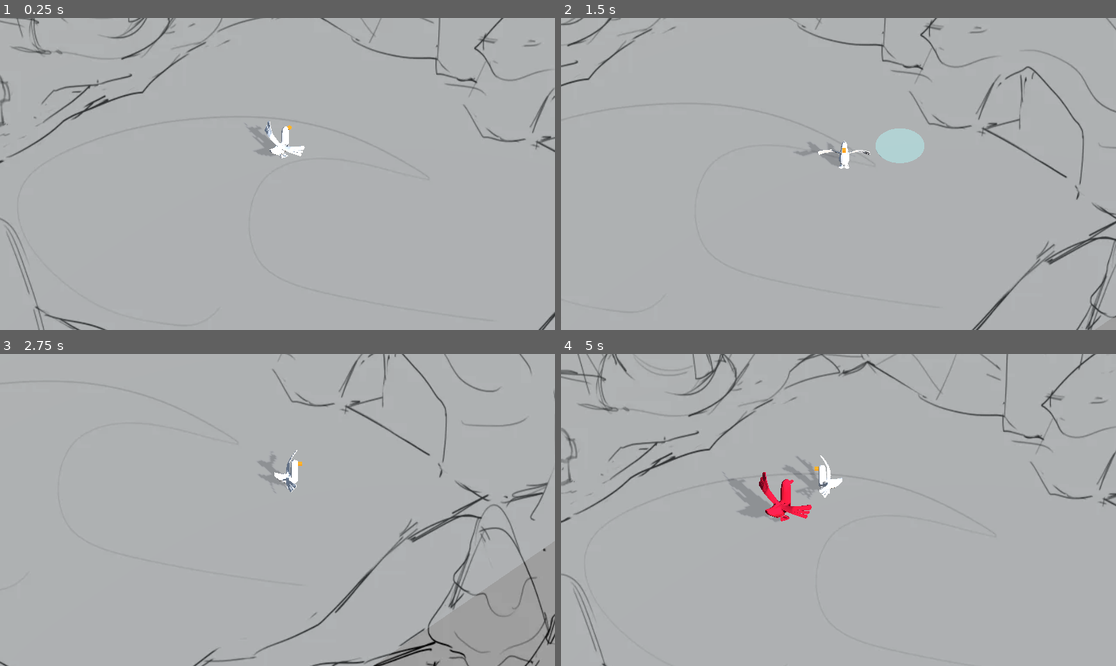
Above: before the commit, frames 1-4 (two rows, left to right).
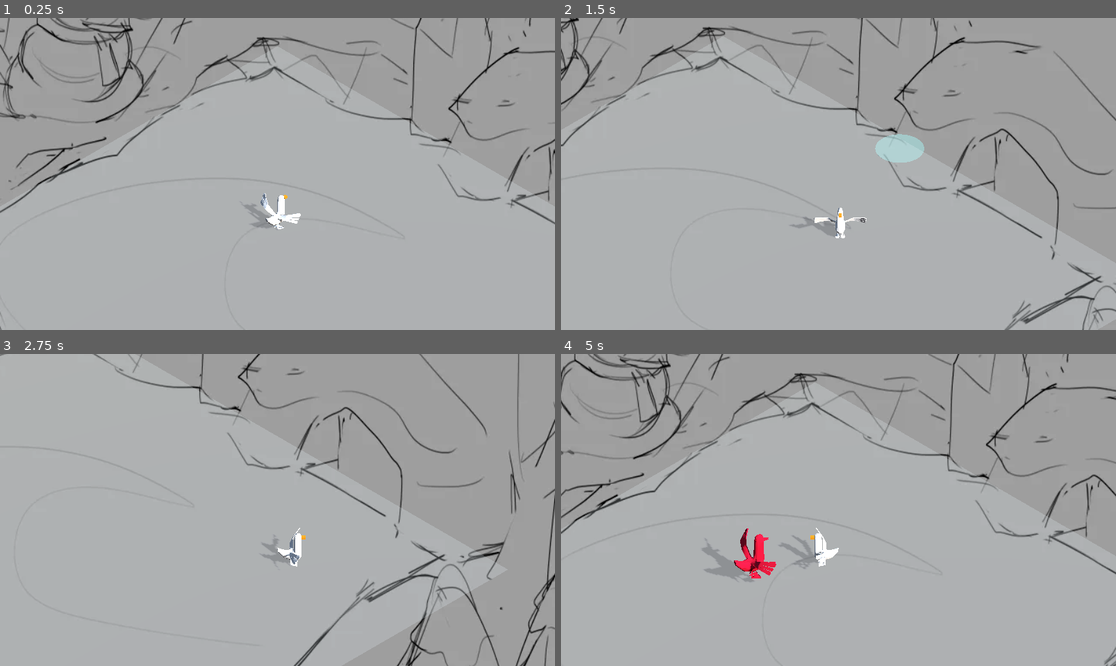
Above: after the commit, the same moments.

Repository: taehkim1280/GOOSEFIGHTER_BIGMODE2026
Game: Godot game, scene res://world.tscn
Two runs of this game, one before a commit and one after it. Both use one fixed random seed, a clock stepped at 60 frames per second and the inputs below.
Inputs (mouse positions are in pixels of both pictures, inside the frame that each line leads up to):
- Up to frame 1 (0.25 s): no input
- Up to frame 2 (1.5 s): tap Enter (ui_accept) at 0.5, 0.77 s; move the mouse to (960, 158) at 0.52 s; hold D (move_right) 0.53-1.28 s; click (960, 158) at 0.67 s; move the mouse to (727, 189) at 1.27 s; hold S (move_back) from 1.28 s (still down)
- Up to frame 3 (2.75 s): tap Enter (ui_accept) at 1.52 s; move the mouse to (333, 441) at 2.02 s; release S (move_back) at 2.03 s; hold D (move_right) from 2.03 s (still down)
- Up to frame 4 (5 s): move the mouse to (810, 572) at 2.77 s; release D (move_right) at 2.78 s; hold W (move_forward) 2.78-3.53 s; click (810, 572) at 2.92 s; tap Enter (ui_accept) at 3.02, 3.77, 4.52 s; move the mouse to (1005, 556) at 3.52 s; hold A (move_left) from 3.53 s (still down); move the mouse to (672, 463) at 4.27 s

The runs differ from the first frame. In frame 1, 9.1% of the frame differs, in the area x 0-100%, y 0-100%; in frame 2, 7.8%; in frame 3, 7.8%; in frame 4, 11%.

Commit message:
better arena bounds

Diff:
--- a/world.tscn
+++ b/world.tscn
@@ -64,7 +64,7 @@
 [node name="World" type="Node3D" unique_id=74445810]
 
 [node name="Camera3D" type="Camera3D" parent="." unique_id=1346949853]
-transform = Transform3D(0.69778574, -0.5061031, 0.50690687, 0, 0.7076675, 0.7065455, -0.71630645, -0.49301738, 0.49380034, 10, 13, 10)
+transform = Transform3D(0.7071067, -0.40860698, 0.57709634, 0, 0.8161375, 0.57785755, -0.7071067, -0.40860698, 0.57709634, 10, 13, 10)
 projection = 1
 fov = 56.5
 size = 14.0
@@ -76,7 +76,7 @@
 transform = Transform3D(0.7071067, 0, 0.70710677, 0, 1, 0, -0.7071067, 0, 0.70710677, -50, -50, -50)
 
 [node name="MeshInstance3D" type="MeshInstance3D" parent="background" unique_id=1945786634]
-transform = Transform3D(50, 0, 0, 0, 19.8895, 1.8441344, 0, -19.8895, 1.8441344, 0, -21.255, 0)
+transform = Transform3D(50, 0, 0, 0, 19.8895, 1.8441344, 0, -19.8895, 1.8441344, 0, 0, 0)
 mesh = SubResource("QuadMesh_gbfbk")
 surface_material_override/0 = SubResource("StandardMaterial3D_ioo17")
 
@@ -84,7 +84,7 @@
 collision_mask = 0
 
 [node name="MeshInstance3D" type="MeshInstance3D" parent="Ground" unique_id=350166391]
-transform = Transform3D(20, 0, 0, 0, 20, 0, 0, 0, 20, 0, 0, 0)
+transform = Transform3D(14, 0, 0, 0, 1, 0, 0, 0, 14, 4, 0, 4)
 mesh = SubResource("PlaneMesh_fj7yv")
 surface_material_override/0 = SubResource("StandardMaterial3D_pkg7o")
 
@@ -93,6 +93,7 @@
 shape = SubResource("BoxShape3D_tlwt5")
 
 [node name="ArenaContainer" type="Node3D" parent="Ground" unique_id=1047169773]
+transform = Transform3D(1.5, 0, 0, 0, 10, 0, 0, 0, 1.5, 4, 0, 4)
 
 [node name="ArenaWall_NW" type="StaticBody3D" parent="Ground/ArenaContainer" unique_id=419707193]
 transform = Transform3D(1, 0, 0, 0, 1, 0, 0, 0, 1, -10, 0, 0)
